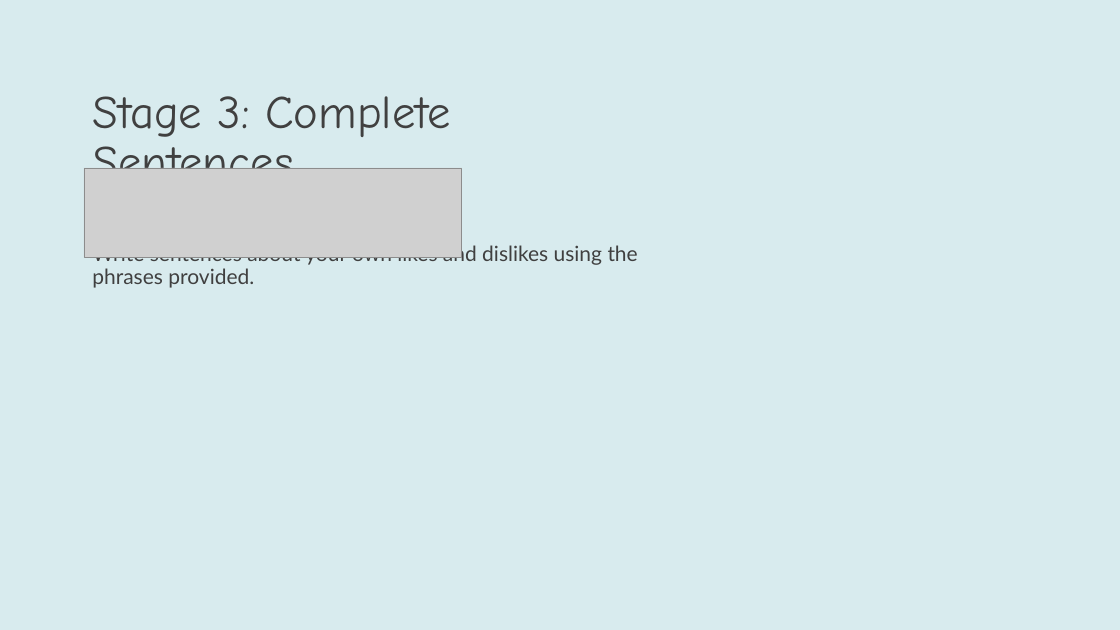
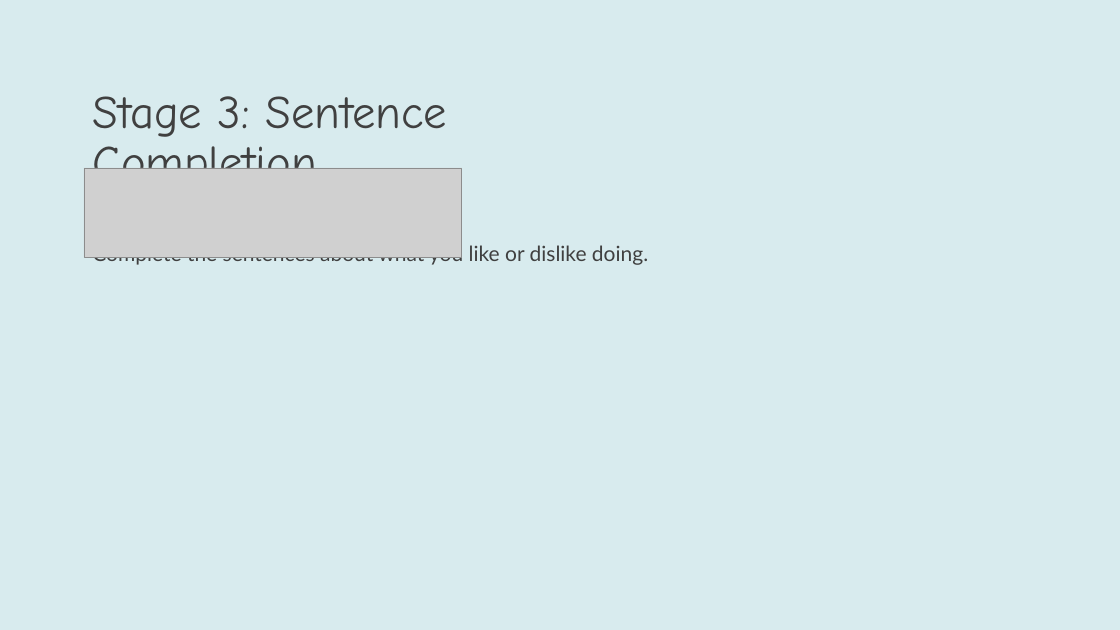
Before and after one commit to YuSh1nafk/IPR2026, a slide deck: slide 23 of back_end/outputs/Global_Success_Book_4_Presentation.pptx. Drawn at 1120x630 pixels with LibreOffice and Linux fonts; fonts in the diff are those of the drawing; grey boxes stand for pictures. Boxes give left, top, right and bottom in pixels: in the first picture for what was removed or moved away, otherwise in the second. Text is boxed around its words. In the diff, an @@ line names an element or a change of style, - is before the commit and + after.

```diff
--- a/back_end/outputs/Global_Success_Book_4_Presentation.pptx
+++ b/back_end/outputs/Global_Success_Book_4_Presentation.pptx
@@ title at [92,96,447,169]: text changed @@
-Stage 3: Complete Sentences
+Stage 3: Sentence Completion
@@ text at [92,243,648,265]: text changed @@
-Write sentences about your own likes and dislikes using the phrases provided.
+Complete the sentences about what you like or dislike doing.
```
Also in this commit, not shown: 49 other slides changed, 4 slides added, 9 slides removed, 24 other files.
